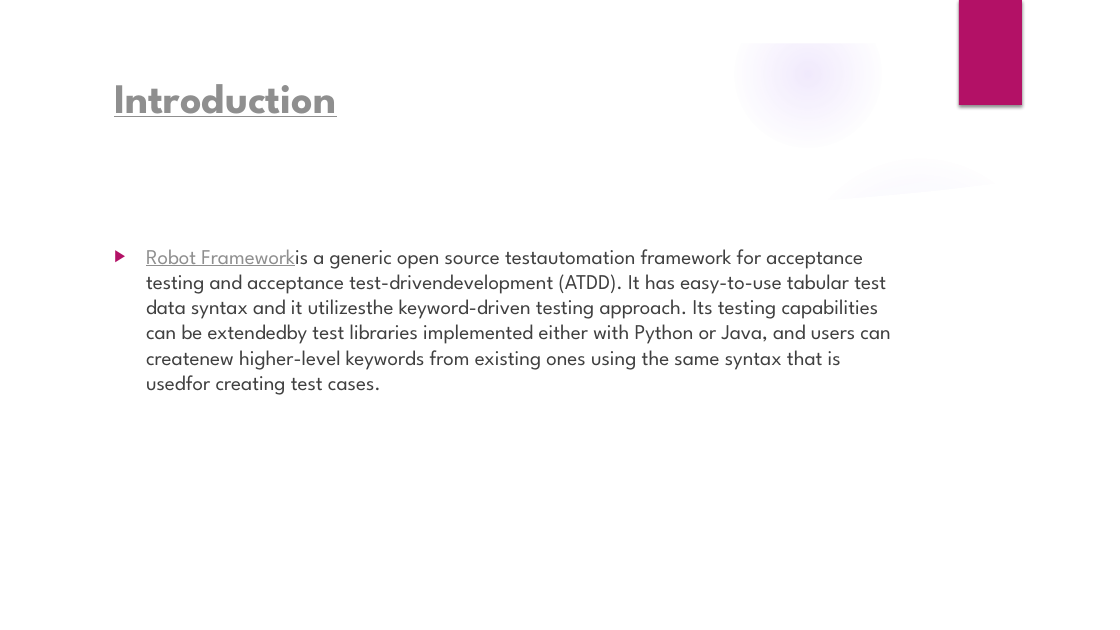
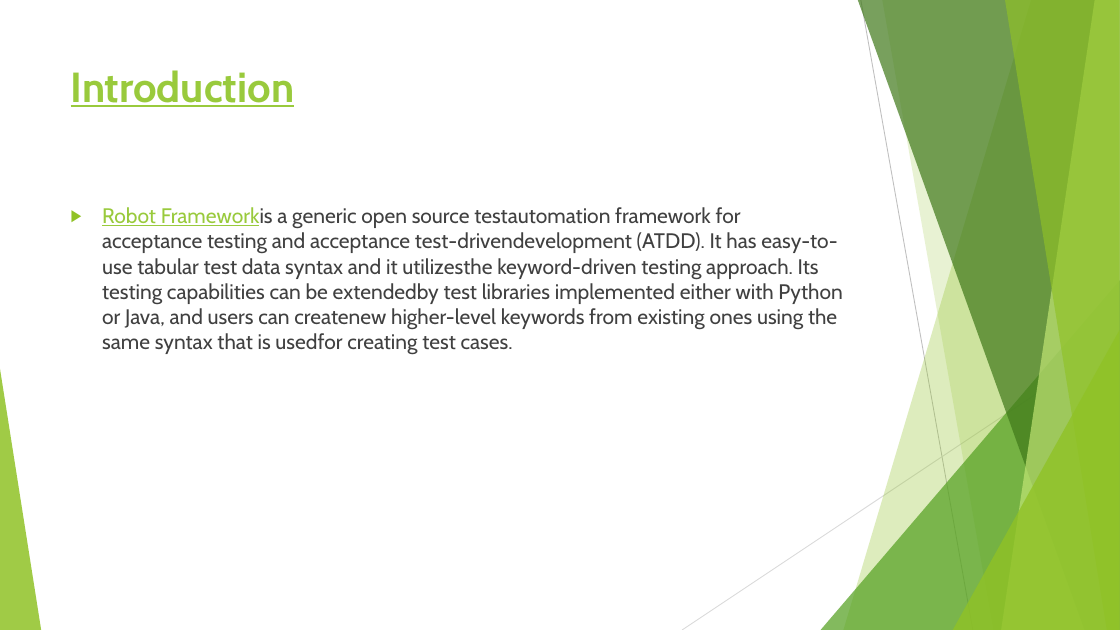
Before and after one commit to flyworker/python-automation-testing, a slide deck: slide 15 of document/Python_selenium.pptx (slide 5 before the commit). Drawn at 1120x630 pixels with LibreOffice and Linux fonts; fonts in the diff are those of the drawing; background and template pictures are left out. Boxes give left, top, right and bottom in pixels: in the first picture for what was removed or moved away, otherwise in the second. Text is boxed around its words. In the diff, an @@ line names an element or a change of style, - is before the commit and + after.

Commit message:
add python selenium slide

```diff
--- a/document/Python_selenium.pptx
+++ b/document/Python_selenium.pptx
@@ group removed at (0,0,1120,630): 5 ellipses, 3 freeform shapes @@
@@ rectangle removed at (959,0,1022,105) @@
@@ title "Introduction": place and size @@
-title "Introduction" at (114,84,336,117)
+title "Introduction" at (71,70,295,107)
@@ title "Introduction" at (71,70,295,107): font League Spartan to Cabin, text colour #8F8F8F to #99CA3C; vertical alignment middle to top @@
@@ text "Robot Frameworkis a generic open ...": place and size @@
-text "Robot Frameworkis a generic open ..." at (146,249,890,395)
+text "Robot Frameworkis a generic open ..." at (102,207,842,355)
@@ text "Robot Frameworkis a generic open ..." at (102,207,842,355): font League Spartan to Cabin; text colour #8F8F8F to #99CA3C in "Robot Frameworkis"; bullet colour #B31166 to #90C226 @@
@@ group added at (0,0,1120,630): 5 freeform shapes, 3 triangles, 2 lines @@
```
Also in this commit, not shown: 9 other slides changed, 10 slides added, 2 other files.
